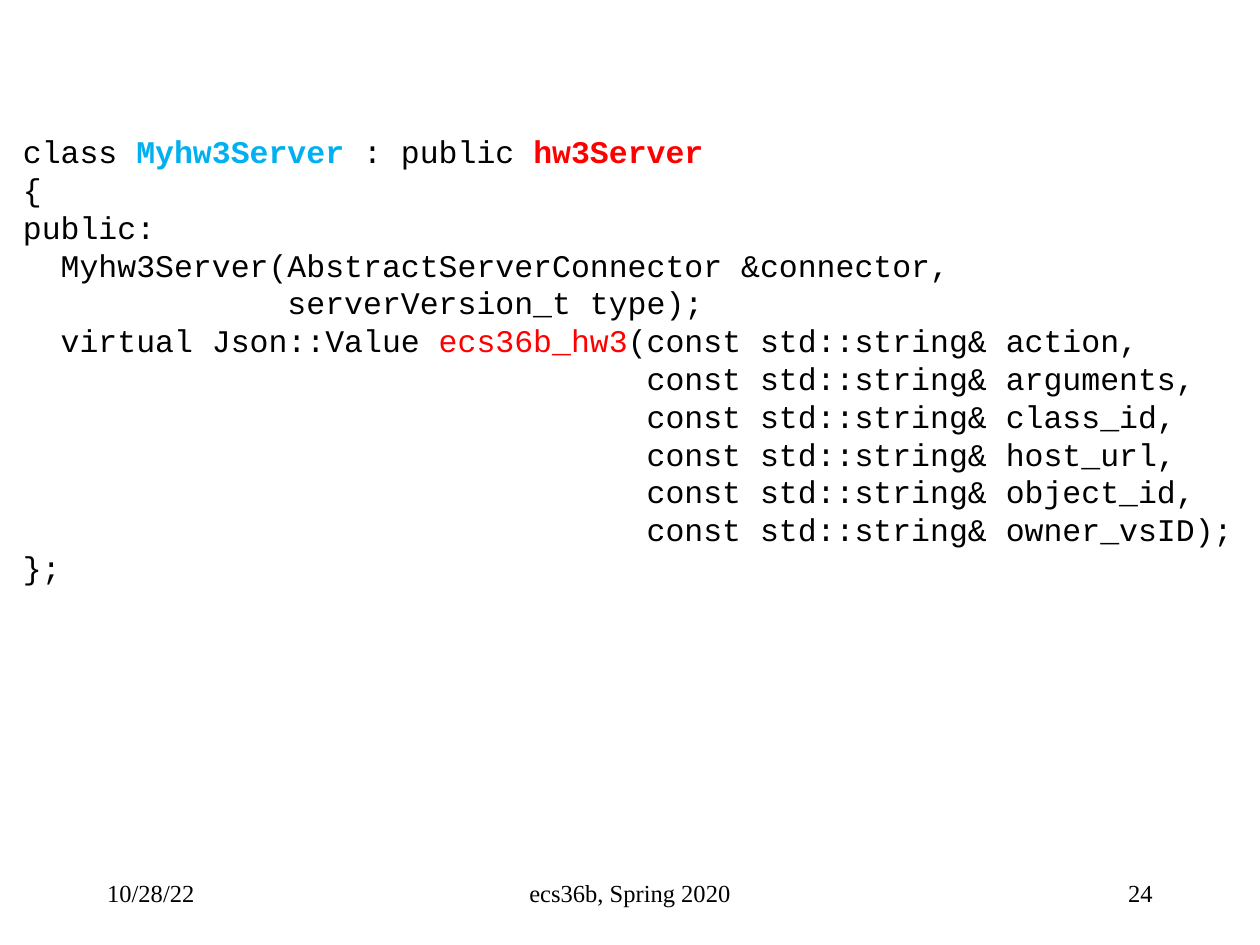
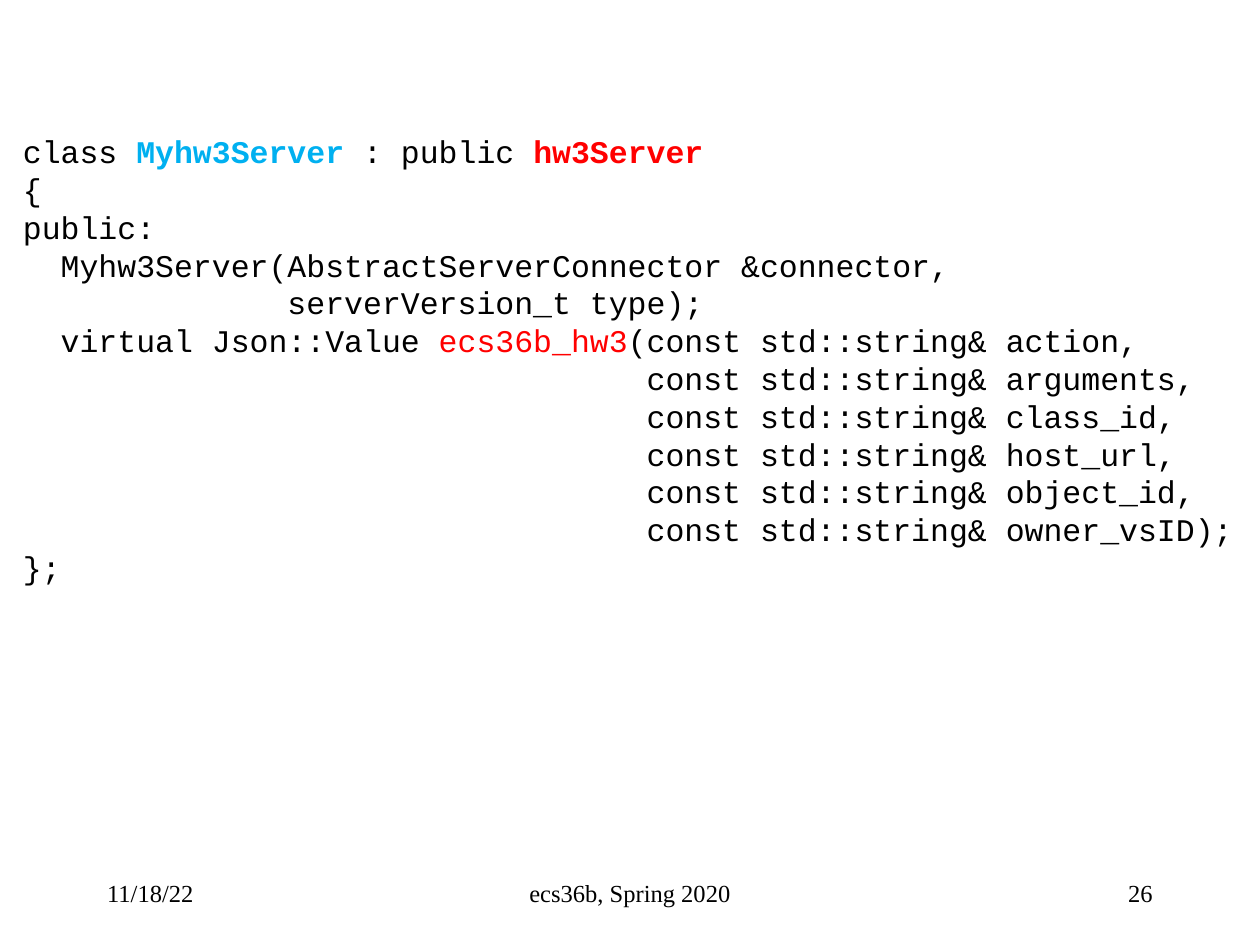
Before and after one commit to sfelixwu/ecs36b_slides, a slide deck: slide 26 of ecs36b_f2022_L007.pptx (slide 24 before the commit). Drawn at 1260x945 pixels with LibreOffice and Linux fonts; fonts in the diff are those of the drawing. Boxes give left, top, right and bottom in pixels: in the first picture for what was removed or moved away, otherwise in the second. Text is boxed around its words. In the diff, an @@ line names an element or a change of style, - is before the commit and + after.

```diff
--- a/ecs36b_f2022_L007.pptx
+++ b/ecs36b_f2022_L007.pptx
@@ text at (107, 885, 193, 903): text changed @@
-10/28/22
+11/18/22
@@ page number at (1128, 885, 1153, 903): text changed @@
-24
+26
```
Also in this commit, not shown: 35 other slides changed, 2 slides added, 2 other files.
